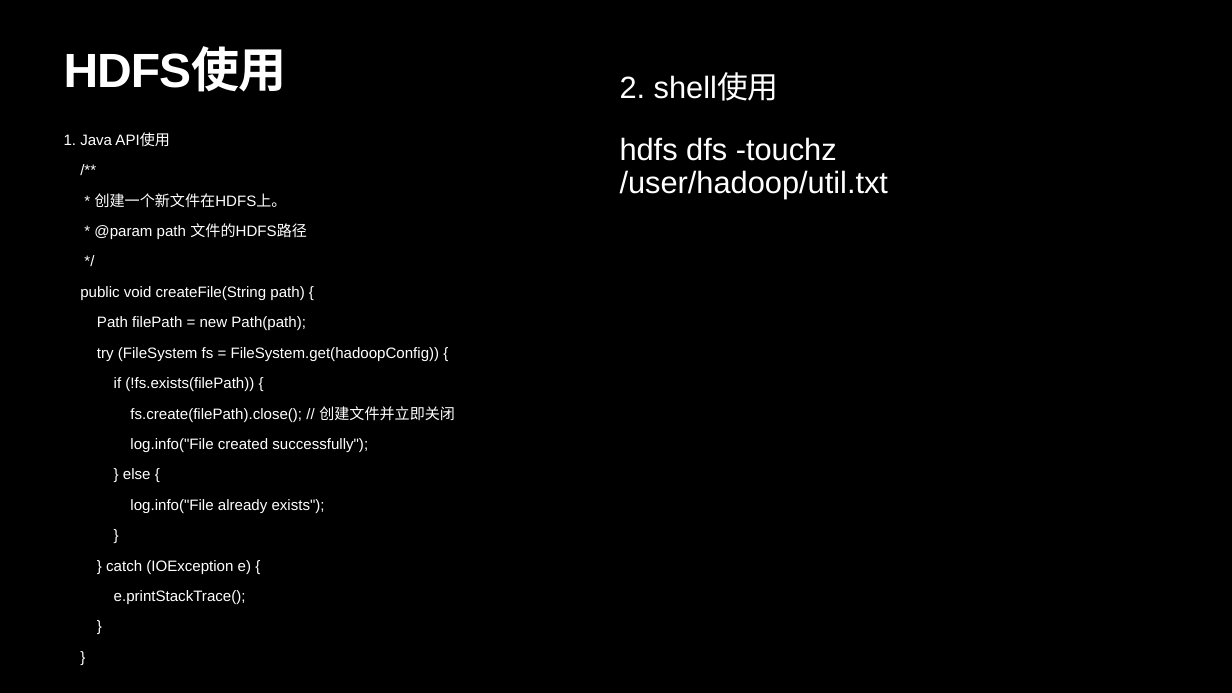
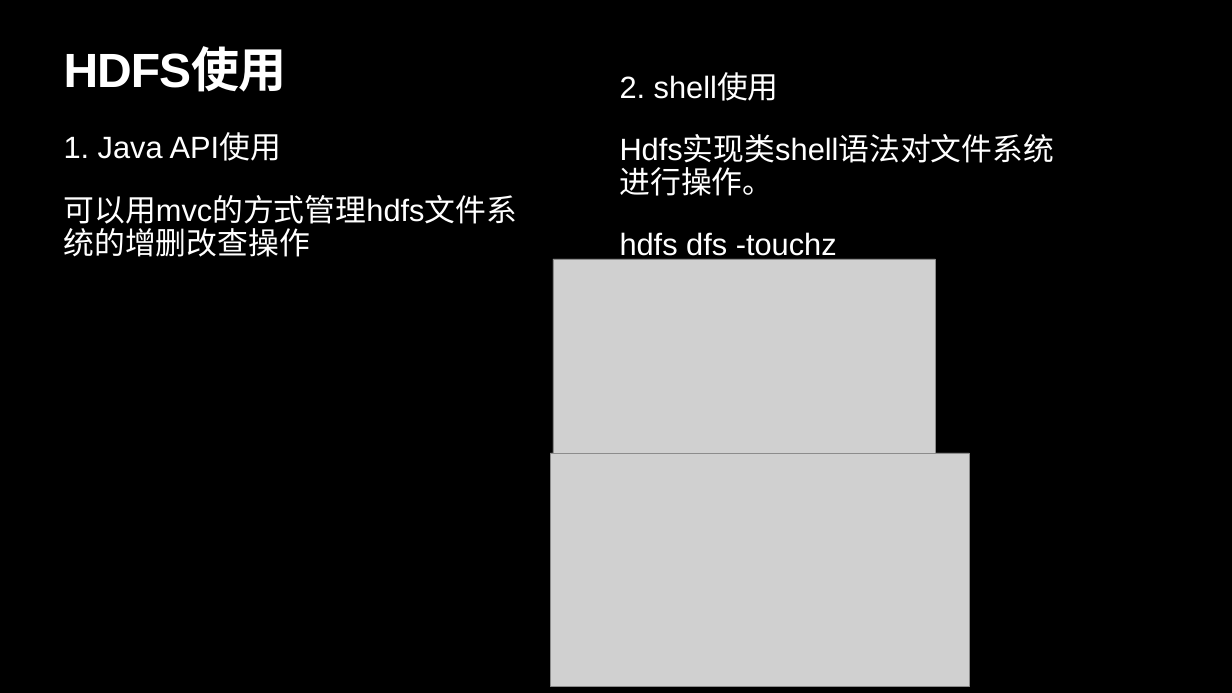
Before and after one commit to LinusLarrabee/bigData, a slide deck: slide 12 of src/doc/大数据组件调研.pptx (slide 9 before the commit). Drawn at 1232x693 pixels with LibreOffice and Linux fonts; fonts in the diff are those of the drawing; grey boxes stand for pictures. Boxes give left, top, right and bottom in pixels: in the first picture for what was removed or moved away, otherwise in the second. Text is boxed around its words. In the diff, an @@ line names an element or a change of style, - is before the commit and + after.

```diff
--- a/src/doc/大数据组件调研.pptx
+++ b/src/doc/大数据组件调研.pptx
@@ text at (x1=64, y1=134, x2=281, y2=161): size 23.5 to 48 pt in "1. Java API使用"; more space between paragraphs @@
@@ text at (x1=620, y1=162, x2=774, y2=196): paragraph added @@
+Hdfs实现类shell语法对文件系统进行操作。
@@ text at (x1=64, y1=195, x2=517, y2=229): text changed; size 23.5 to 48 pt @@
-/**
-* 创建一个新文件在HDFS上。
-* @param path 文件的HDFS路径
-*/
-public void createFile(String path) {
-Path filePath = new Path(path);
-try (FileSystem fs = FileSystem.get(hadoopConfig)) {
-if (!fs.exists(filePath)) {
-fs.create(filePath).close(); // 创建文件并立即关闭
-log.info("File created successfully");
-} else {
-log.info("File already exists");
-}
-} catch (IOException e) {
-e.printStackTrace();
-}
-}
+可以用mvc的方式管理hdfs文件系统的增删改查操作
@@ picture added at (x1=553, y1=259, x2=935, y2=453) @@
@@ picture added at (x1=550, y1=453, x2=969, y2=687) @@
```
Also in this commit, not shown: 6 other slides changed, 11 slides added, 6 slides removed, 5 other files.
